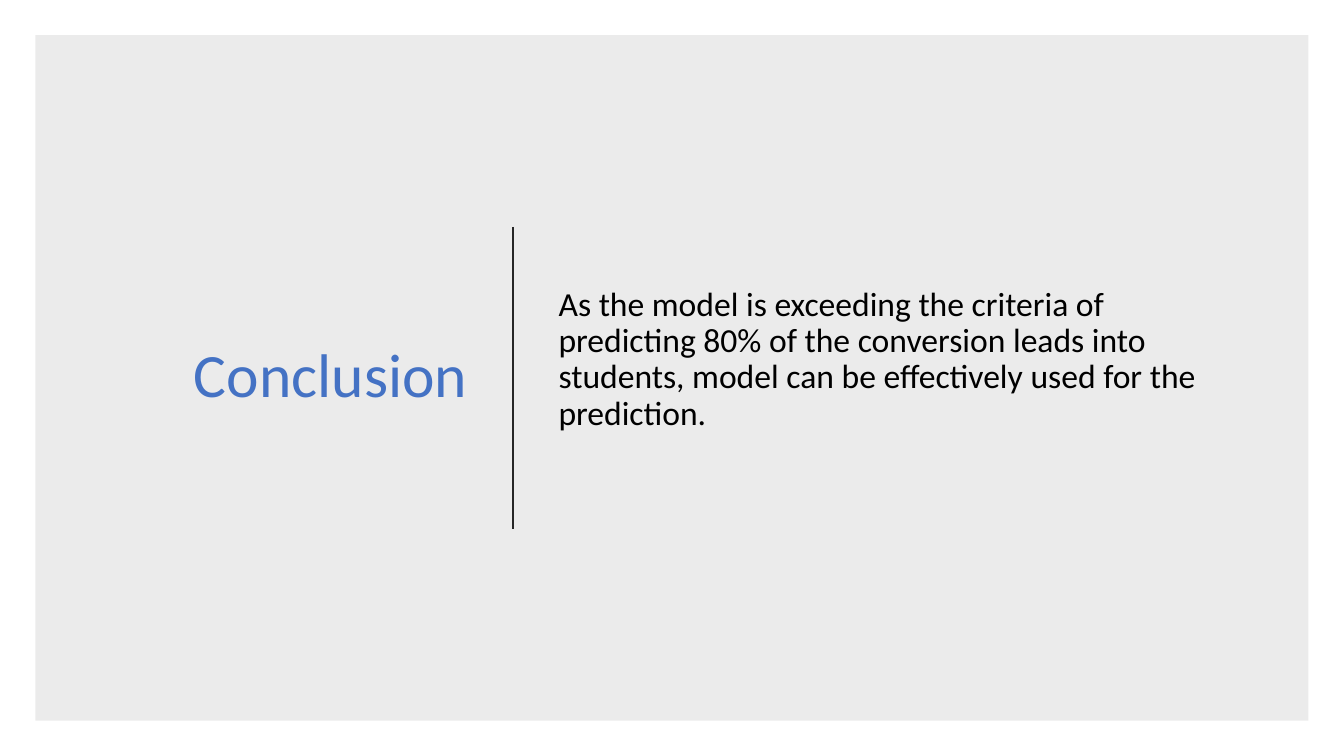
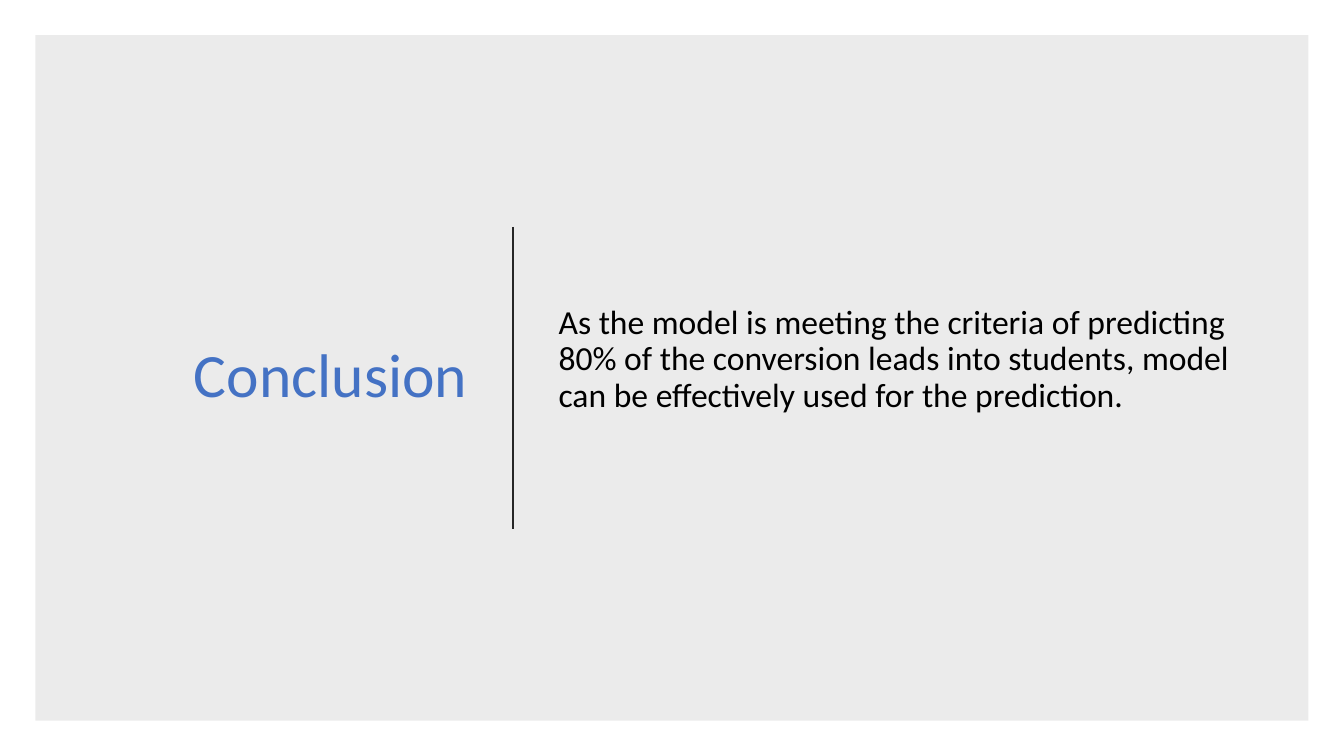
Before and after one commit to amarnathtangudu/lead_scoring_case_study, a slide deck: slide 9 of LSA_Presentation.pptx. Drawn at 1344x756 pixels with LibreOffice and Linux fonts; fonts in the diff are those of the drawing. Boxes give left, top, right and bottom in pixels: in the first picture for what was removed or moved away, otherwise in the second. Text is boxed around its words. In the diff, an @@ line names an element or a change of style, - is before the commit and + after.

```diff
--- a/LSA_Presentation.pptx
+++ b/LSA_Presentation.pptx
@@ text at (559,310,1229,413): text changed @@
-As the model is exceeding the criteria of predicting 80% of the conversion leads into students, model can be effectively used for the prediction.
+As the model is meeting the criteria of predicting 80% of the conversion leads into students, model can be effectively used for the prediction.
```
Also in this commit, not shown: 1 other file.
